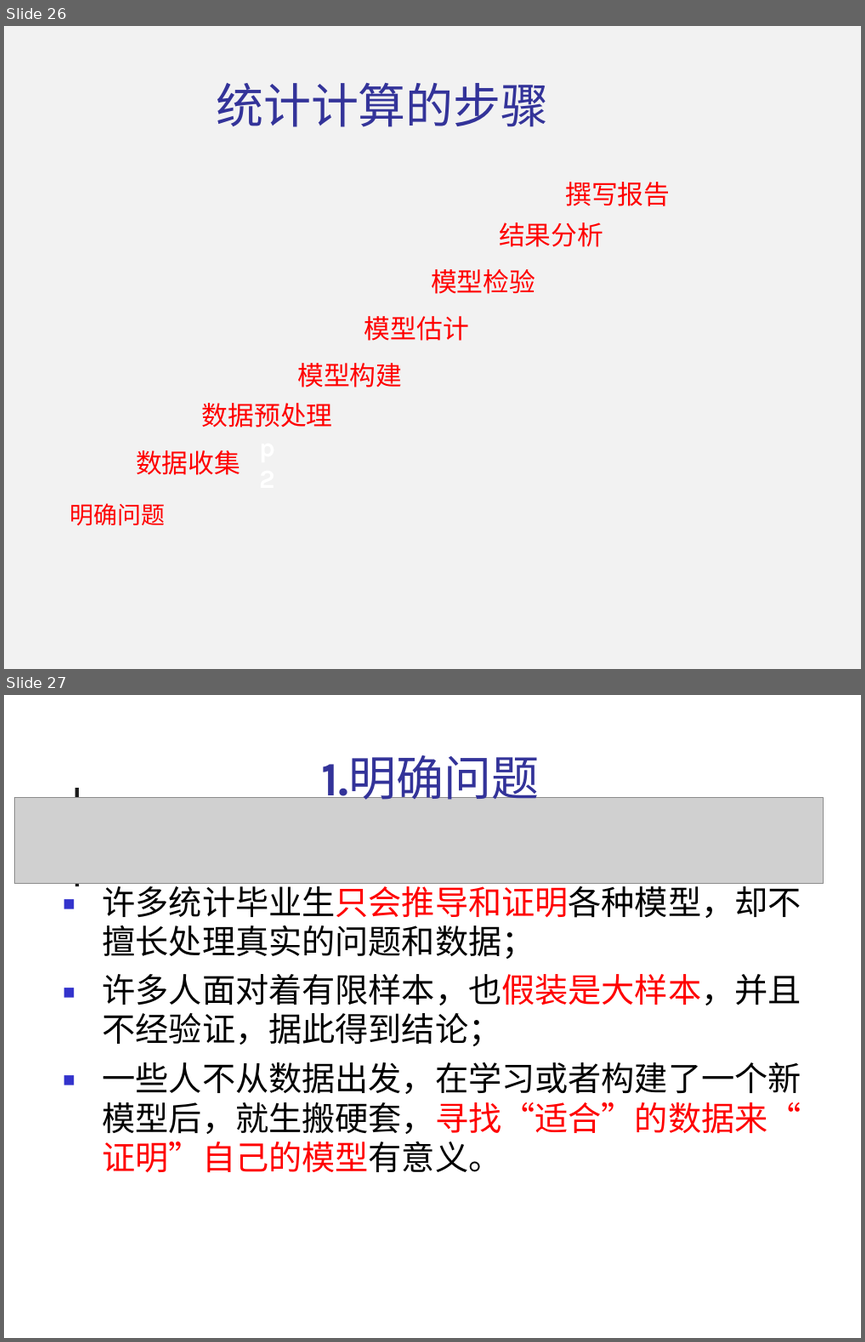
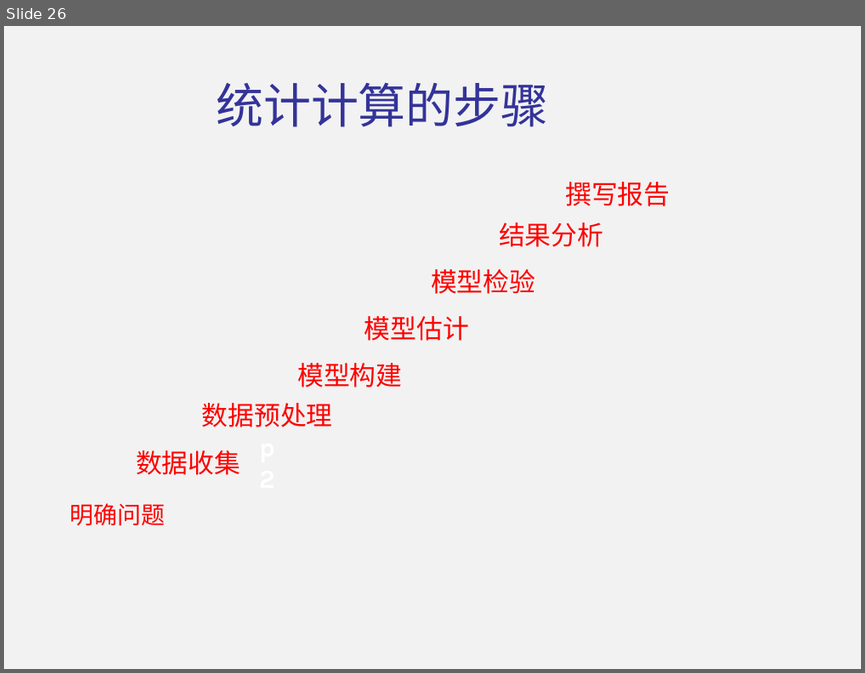
Before and after one commit to shfkuang/shfkuang.github.io, a slide deck: sc2019/scch1.ppt. Shown one above the other, each under a label of ours: slides 26 and 27 before the commit, slide 26 after it. The pictures are 865x1342 and 865x673 pixels, drawn with LibreOffice and Linux fonts; fonts in the diff are those of the drawing; grey boxes stand for pictures; background and template pictures are left out. Boxes give left, top, right and bottom in pixels: in the first picture for what was removed or moved away, otherwise in the second. Text is boxed around its words. In the diff, an @@ line names an element or a change of style, - is before the commit and + after.

```diff
--- a/sc2019/scch1.ppt
+++ b/sc2019/scch1.ppt
@@ slide 27 removed at <box>4,695,861,1338</box>, background #F2F2F2 @@
@@ freeform shape removed at <box>4,695,861,1338</box> @@
@@ text removed at <box>321,755,539,806</box> @@
-1.明确问题
@@ line removed from (77, 788) to (77, 886) @@
@@ picture removed at <box>15,797,823,883</box> @@
@@ freeform shape removed at <box>43,798,85,842</box> @@
@@ freeform shape removed at <box>54,837,94,882</box> @@
@@ text removed at <box>64,893,79,1179</box> @@
-■
-■
-■
@@ text removed at <box>103,880,801,1173</box> @@
-许多统计毕业生只会推导和证明各种模型，却不
-擅长处理真实的问题和数据；
-许多人面对着有限样本，也假装是大样本，并且
-不经验证，据此得到结论；
-一些人不从数据出发，在学习或者构建了一个新
-模型后，就生搬硬套，寻找“适合”的数据来“
-证明”自己的模型有意义。
```
Also in this commit, not shown: 1 slide changed, 18 other slides removed.
